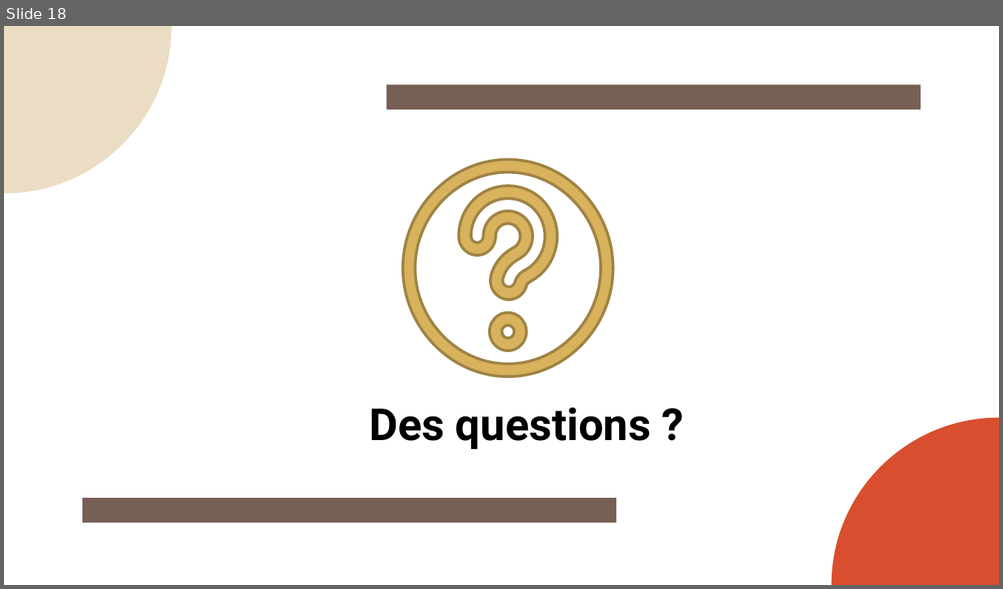
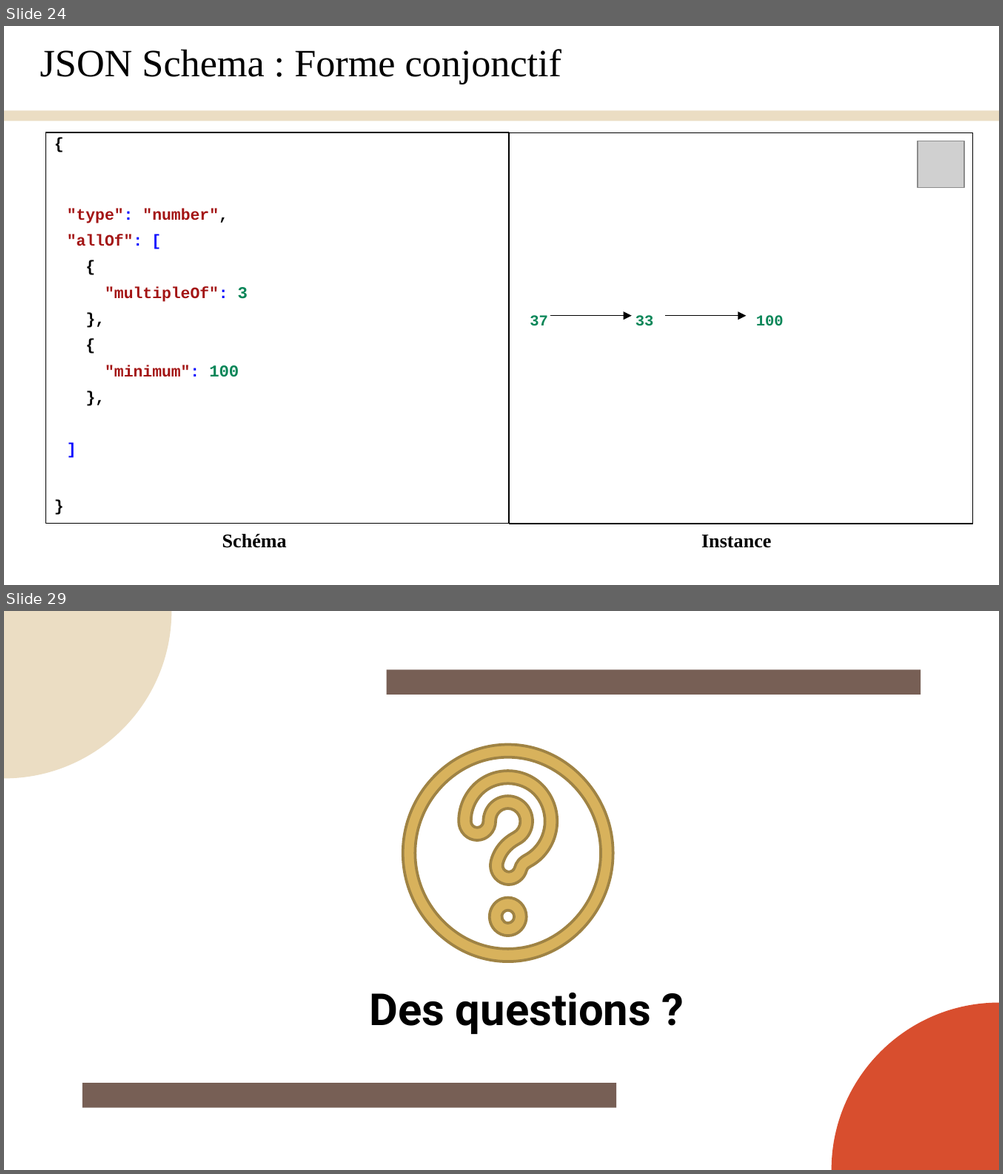
Before and after one commit to Yanis540/PSTL-M1, a slide deck: énoncé/Présentation_Finale.pptx. Shown one above the other, each under a label of ours: slide 18 before the commit, slides 24 and 29 after it; the slides between them are not shown. The pictures are 1003x589 and 1003x1174 pixels, drawn with LibreOffice and Linux fonts; fonts in the diff are those of the drawing; grey boxes stand for pictures. Boxes give left, top, right and bottom in pixels: in the first picture for what was removed or moved away, otherwise in the second. Text is boxed around its words. In the diff, an @@ line names an element or a change of style, - is before the commit and + after.

```diff
--- a/énoncé/Présentation_Finale.pptx
+++ b/énoncé/Présentation_Finale.pptx
@@ slide 24 added at <box>4,26,999,585</box>, background #FFFFFF @@
@@ text added at <box>40,49,562,84</box>, 28 pt, text #000000 @@
+JSON Schema : Forme conjonctif
@@ rectangle added at <box>4,110,999,121</box>, fill #EBDDC3 @@
@@ freeform shape added at <box>45,133,509,523</box>, fill #FFFFFF @@
@@ freeform shape added at <box>45,133,509,523</box>, outline #000000 0.75 pt @@
@@ text added at <box>53,133,65,154</box>, 11.5 pt, text #000000, bold @@
+{
@@ freeform shape added at <box>509,133,973,523</box>, fill #FFFFFF @@
@@ freeform shape added at <box>509,133,973,523</box>, outline #000000 0.75 pt @@
@@ picture added at <box>917,141,964,188</box> @@
@@ text added at <box>67,209,247,378</box>, 11.5 pt, text #A31414, bold @@
+"type": "number", "allOf": [
+{
+"multipleOf": 3
+},
+{
+"minimum": 100
+},
+]
@@ text added at <box>529,315,548,326</box>, 11 pt, text #098658, bold @@
+37
@@ arrow added from (550, 315) to (632, 315), #000000 0.75 pt @@
@@ text added at <box>635,315,654,326</box>, 11 pt, text #098658, bold @@
+33
@@ arrow added from (664, 315) to (746, 315), #000000 0.75 pt @@
@@ text added at <box>756,315,783,326</box>, 11 pt, text #098658, bold @@
+100
@@ text added at <box>53,494,65,517</box>, 11.5 pt, text #000000, bold @@
+}
@@ text added at <box>222,534,287,548</box>, 14 pt, text #000000, bold @@
+Schéma
@@ text added at <box>701,535,771,548</box>, 14 pt, text #000000, bold @@
+Instance
@@ what was slide 18 is now slide 29 @@
```
Also in this commit, not shown: 8 slides changed, 17 other slides added, 7 slides removed.
